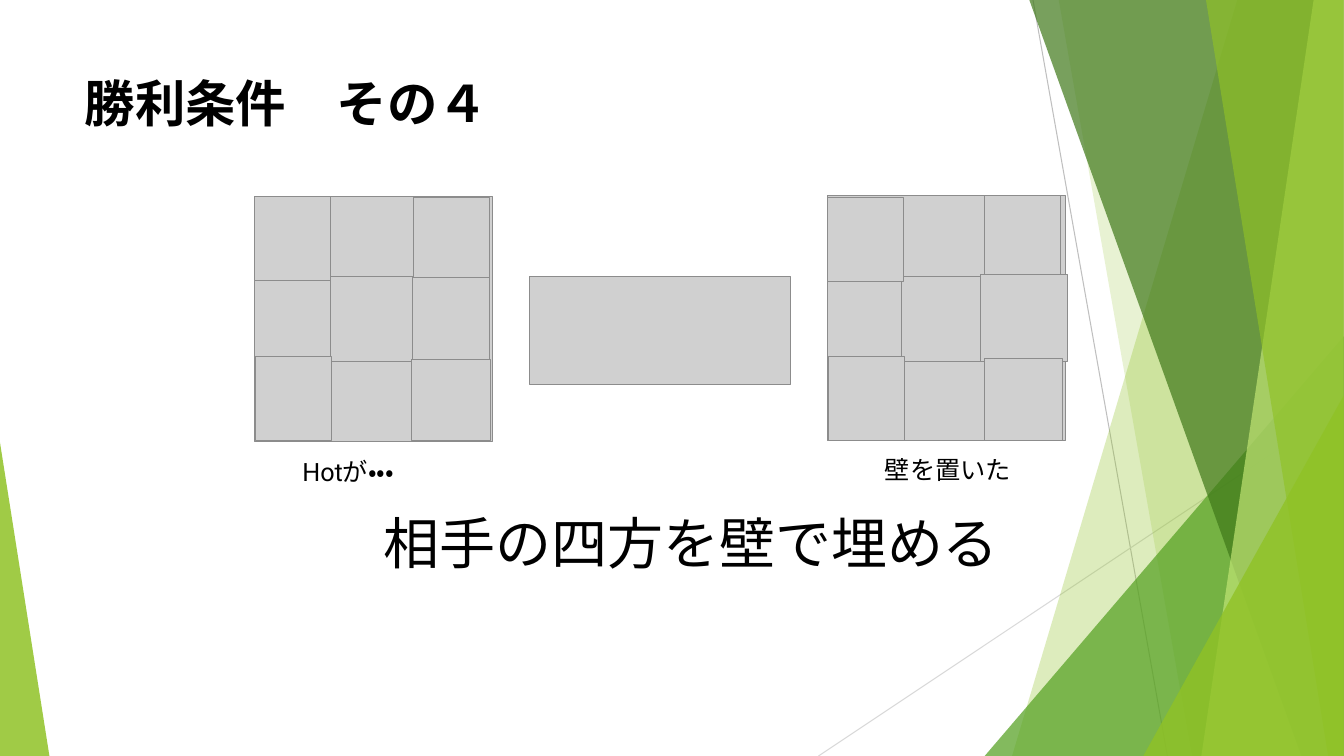
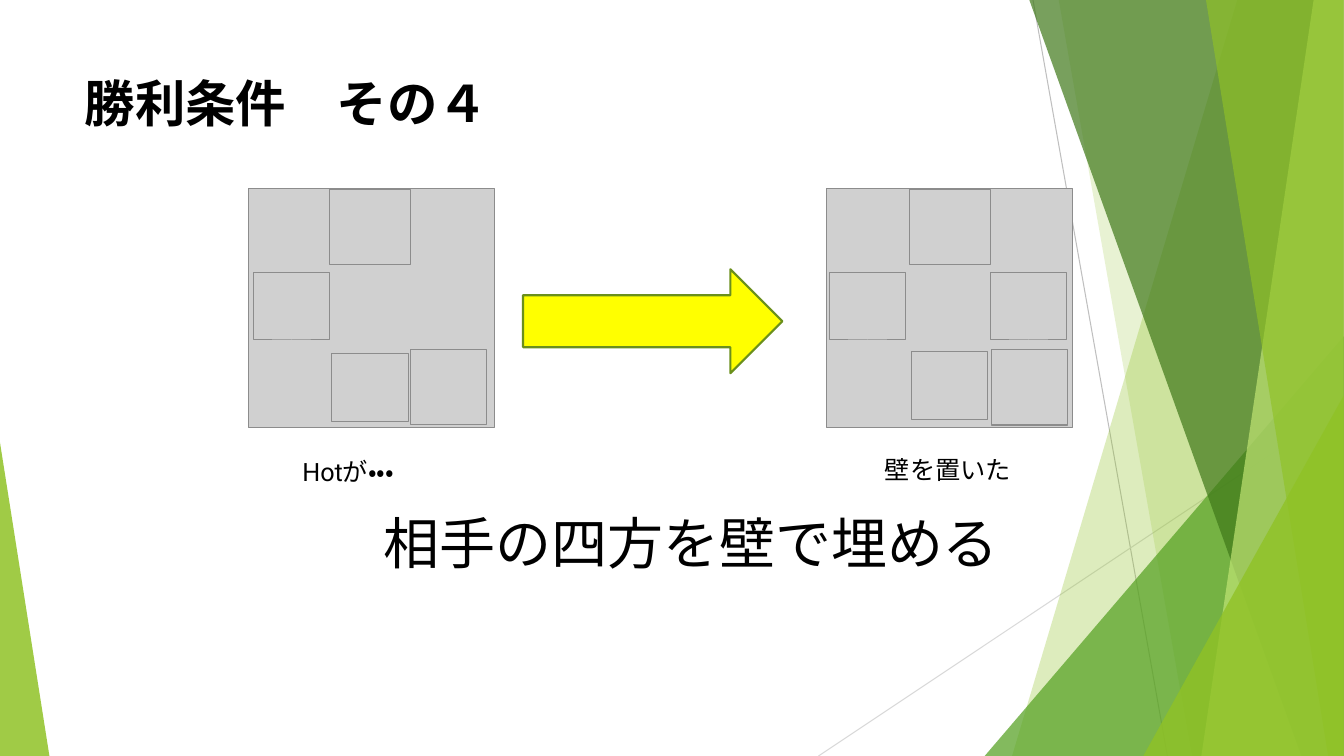
Before and after one commit to noko1024/ChaserDoc, a slide deck: slide 13 of New_U-16.pptx. Drawn at 1344x756 pixels with LibreOffice and Linux fonts; fonts in the diff are those of the drawing; grey boxes stand for pictures. Boxes give left, top, right and bottom in pixels: in the first picture for what was removed or moved away, otherwise in the second. Text is boxed around its words. In the diff, an @@ line names an element or a change of style, - is before the commit and + after.

```diff
--- a/New_U-16.pptx
+++ b/New_U-16.pptx
@@ picture: place and size @@
-picture at [255,197,493,442]
+picture at [249,189,495,429]
@@ picture removed at [255,197,331,281] @@
@@ picture added at [330,190,411,264] @@
@@ picture removed at [413,198,489,281] @@
@@ picture: place and size @@
-picture at [828,196,1066,441]
+picture at [827,189,1073,429]
@@ picture removed at [828,198,903,281] @@
@@ picture added at [909,190,991,264] @@
@@ picture removed at [985,196,1061,279] @@
@@ right arrow added at [523,269,782,373], fill #FFFF00, outline #6B901C 1.5 pt @@
@@ picture added at [253,272,330,340] @@
@@ picture removed at [331,276,415,361] @@
@@ picture removed at [412,277,490,360] @@
@@ picture removed at [529,276,790,384] @@
@@ picture added at [830,272,906,340] @@
@@ picture removed at [902,277,987,362] @@
@@ picture: place and size @@
-picture at [981,275,1068,362]
+picture at [991,272,1068,340]
@@ picture removed at [255,357,331,441] @@
@@ picture added at [332,354,408,421] @@
@@ picture: place and size @@
-picture at [411,359,490,441]
+picture at [411,350,488,425]
@@ picture removed at [829,357,904,441] @@
@@ picture added at [911,352,988,419] @@
@@ picture: place and size @@
-picture at [985,358,1064,440]
+picture at [992,350,1069,425]
```
Also in this commit, not shown: 19 other slides changed.
